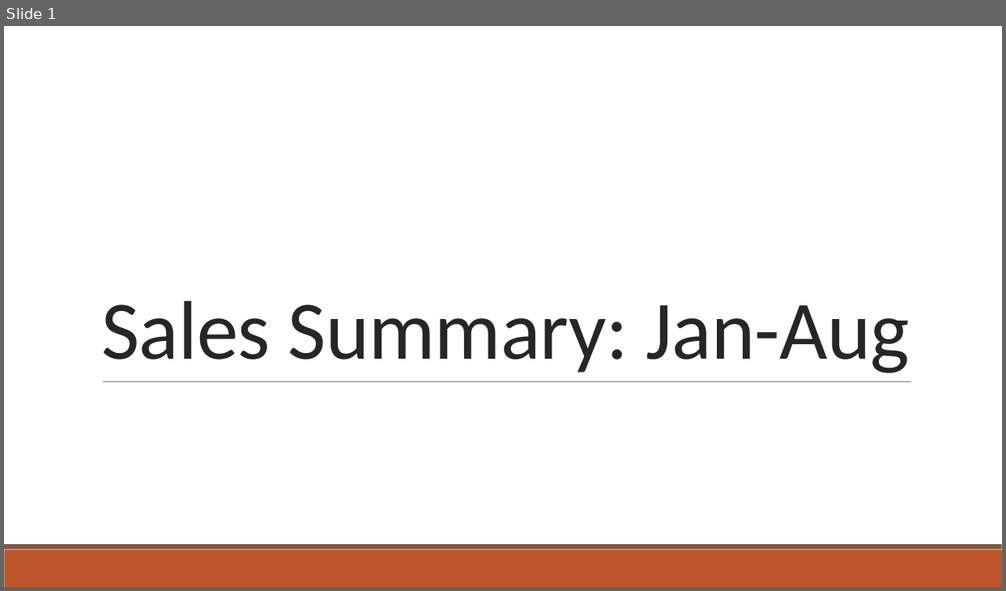
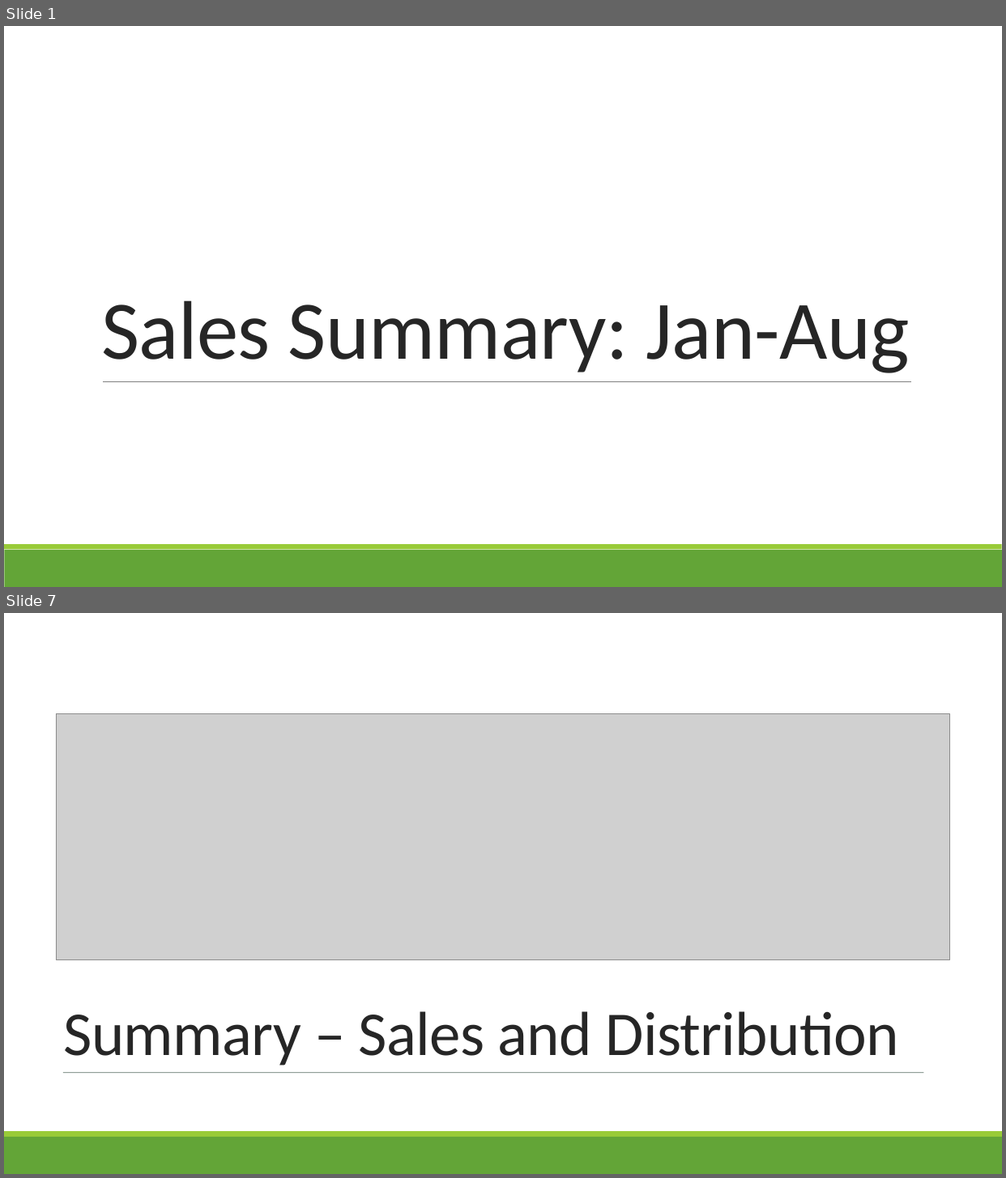
Before and after one commit to davidag2696/Chocolate_Sales_Jan-Aug, a slide deck: chocolate_sales.pptx. Shown one above the other, each under a label of ours: slide 1 before the commit, slides 1 and 7 after it; the slides between them are not shown. The pictures are 1006x591 and 1006x1178 pixels, drawn with LibreOffice and Linux fonts; fonts in the diff are those of the drawing; grey boxes stand for pictures. Boxes give left, top, right and bottom in pixels: in the first picture for what was removed or moved away, otherwise in the second. Text is boxed around its words. In the diff, an @@ line names an element or a change of style, - is before the commit and + after.

```diff
--- a/chocolate_sales.pptx
+++ b/chocolate_sales.pptx
@@ slide 7 added at (x1=4, y1=613, x2=1002, y2=1174), background #FFFFFF @@
@@ rectangle added at (x1=4, y1=613, x2=1002, y2=1131), fill #FFFFFF @@
@@ picture added at (x1=56, y1=714, x2=949, y2=960) @@
@@ title added at (x1=63, y1=1012, x2=899, y2=1066), 60 pt, text #262626 @@
+Summary – Sales and Distribution
@@ line added from (63, 1072) to (924, 1072), #455F51 0.5 pt @@
@@ rectangle added at (x1=4, y1=1131, x2=1002, y2=1137), fill #99CB38 @@
@@ rectangle added at (x1=4, y1=1137, x2=1002, y2=1174), fill #63A537 @@
@@ slide 1 changed as well @@
@@ rectangle at (x1=4, y1=550, x2=1002, y2=587): fill #BD582C to #63A537 @@
@@ rectangle at (x1=4, y1=544, x2=1002, y2=550): fill #865640 to #99CB38 @@
```
Also in this commit, not shown: 3 other slides changed, 4 other slides added, 4 slides removed, 1 other file.
